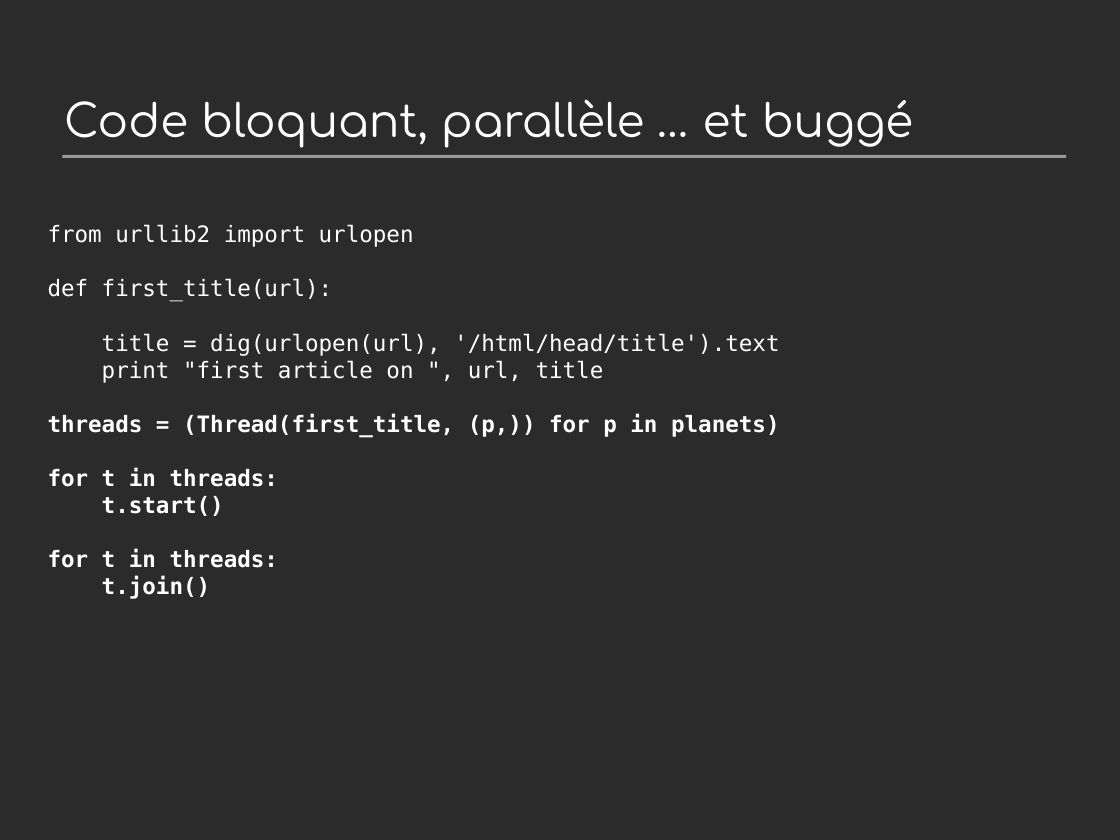
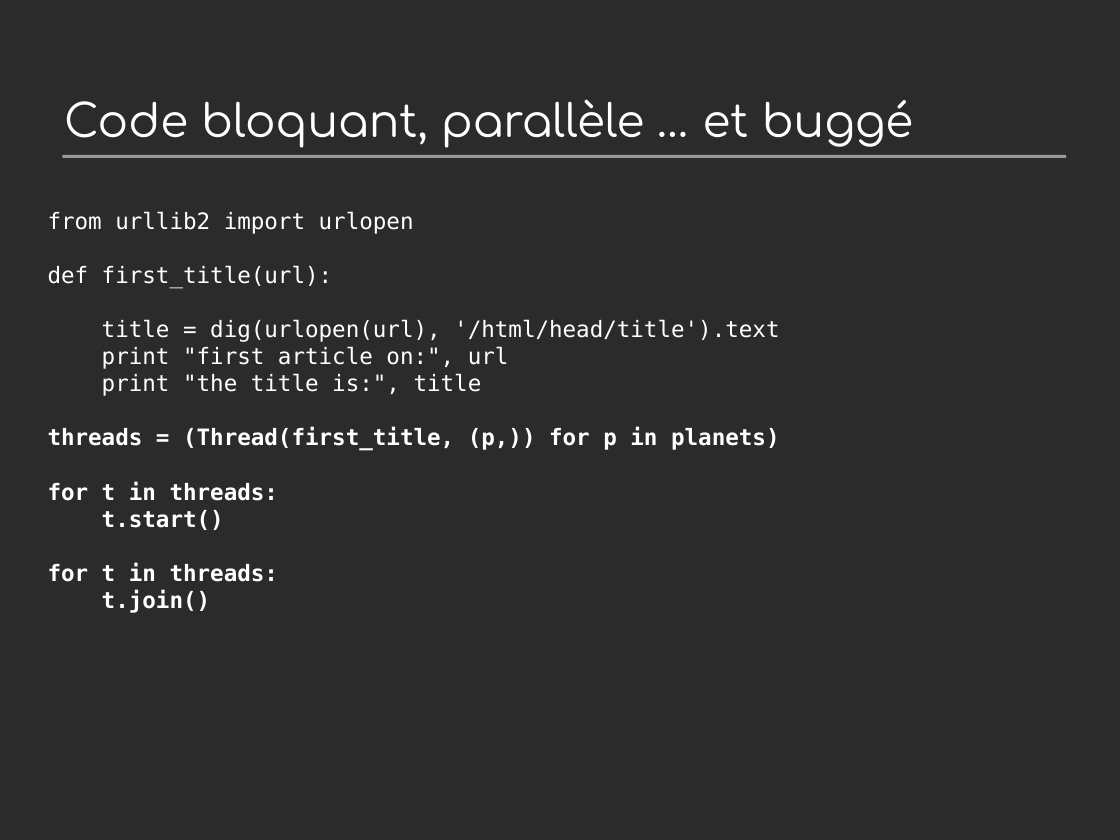
Before and after one commit to jdb/jdb.github.com, a slide deck: slide 10 of imap_idle/pycon-presentation/imap-idle-makingoff.odp. Drawn at 1120x840 pixels with LibreOffice and Linux fonts; fonts in the diff are those of the drawing; background and template pictures are left out; a plain dark background stands for a picture behind light text. Boxes give left, top, right and bottom in pixels: in the first picture for what was removed or moved away, otherwise in the second. Text is boxed around its words. In the diff, an @@ line names an element or a change of style, - is before the commit and + after.

```diff
--- a/imap_idle/pycon-presentation/imap-idle-makingoff.odp
+++ b/imap_idle/pycon-presentation/imap-idle-makingoff.odp
@@ title at <box>48,211,779,613</box>: text changed @@
-from urllib2 import urlopen
-def first_title(url):
-title = dig(urlopen(url), '/html/head/title').text
-print "first article on ", url, title
-threads = (Thread(first_title, (p,)) for p in planets)
-for t in threads:
-t.start()
-for t in threads:
-t.join()
+from urllib2 import urlopen
+def first_title(url):
+title = dig(urlopen(url), '/html/head/title').text
+print "first article on:", url
+print "the title is:", title
+threads = (Thread(first_title, (p,)) for p in planets)
+for t in threads:
+t.start()
+for t in threads:
+t.join()
```
Also in this commit, not shown: 11 other slides changed, 4 slides added, 1 slide removed, 2 other files.
